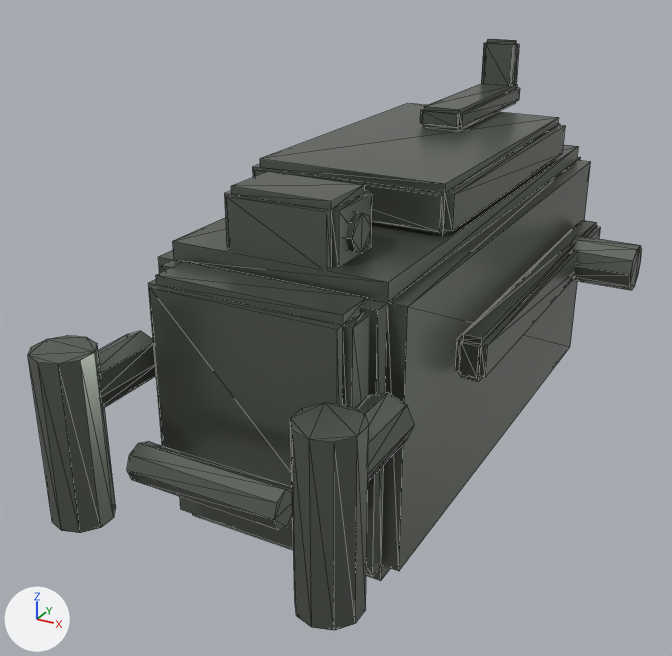
A saved change to the glTF model prototype/assets/models/parts/mk19_receiver.glb.
Rendered twice from a 50 mm lens placed at (0.276, -0.655, 0.28), pointed at (-0.016, -0.124, 0.014). Arrows for +X, +Y and +Z are at lower left; the lights stay in place. The picture after the commit comes second. Mesh edges are drawn as thin lines. Vertices at exactly the same position are counted once.

The first picture shows 'mk19_receiver'.
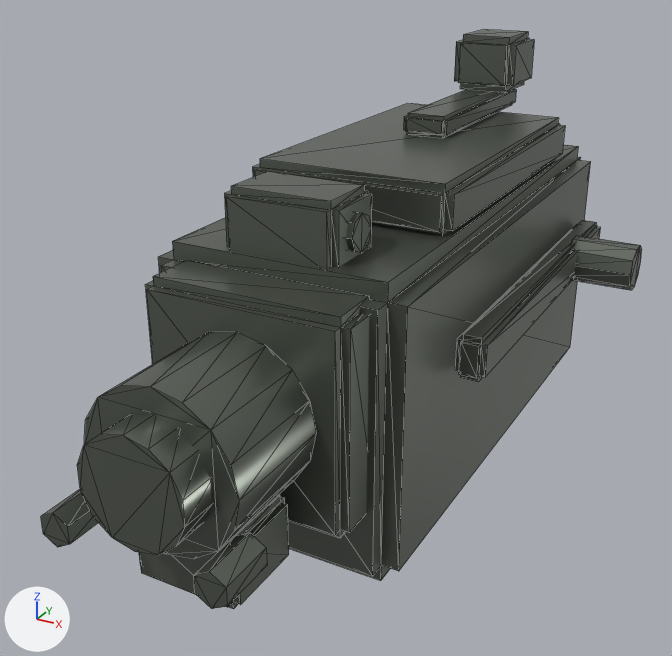
Where the change shows, as pixel boxes (x1, y1, x2, y2) in the pictures (672 x 656 px; the box of a moved part takes in the faces that stretch with it):
'mk19_receiver', reshaped
    before: (28, 39, 642, 631)
    after: (41, 29, 642, 609)
part 1 of me_mk19_receiver_mesh, moved or reshaped
    before: (148, 261, 369, 520)
    after: (145, 260, 369, 538)
part 2 of me_mk19_receiver_mesh, added
    after: (139, 495, 289, 609)
part 3 of me_mk19_receiver_mesh, added
    after: (194, 533, 267, 609)
part 4 of me_mk19_receiver_mesh, moved or reshaped
    before: (420, 83, 520, 130)
    after: (403, 89, 516, 137)
part 5 of me_mk19_receiver_mesh, added
    after: (454, 29, 534, 93)
part 6 of me_mk19_receiver_mesh, deleted
    before: (481, 39, 519, 86)
part 7 of me_mk19_receiver_mesh, deleted
    before: (127, 442, 293, 530)
part 8 of me_mk19_receiver_mesh, moved or reshaped
    before: (28, 331, 414, 631)
    after: (41, 332, 316, 559)

The change, as a diff of the scene's bpy script:
```diff
--- a/prototype/assets/models/parts/mk19_receiver.glb.py
+++ b/prototype/assets/models/parts/mk19_receiver.glb.py
@@ me_mk19_receiver_mesh @@
 # used by ob_mk19_receiver; location = (0.0, 0.0, 0.0)
-me_mk19_receiver_mesh.from_pydata(...)  # 400 vertices, 736 faces; spans x -0.15..0.15, y -0.334..0.16, z -0.1..0.185
+me_mk19_receiver_mesh.from_pydata(...)  # 452 vertices, 836 faces; spans x -0.15..0.15, y -0.37..0.17, z -0.1..0.192
+# me_mk19_receiver_mesh part 1: the loose piece of 32 vertices spanning x -0.068..0.068, y -0.265..-0.225, z -0.05..0.09 is scaled about its middle by (1, 1.16, 1)
+# me_mk19_receiver_mesh part 2: the loose piece of 32 vertices spanning x -0.038..0.038, y -0.225..-0.175, z 0.093..0.138 is copied, and the copy is scaled about its middle by (0.906, 1.23, 1), then moved by (0.0, -0.1, -0.16); it spans x -0.035..0.035, y -0.33..-0.27, z -0.068..-0.023
+# me_mk19_receiver_mesh part 3: a new loose piece, a 6-sided cylinder along y spanning x 0.04..0.06, y -0.37..-0.334, z -0.026..-0.004, in mat_mk19_receiver_mat (grey #73796f)
+# me_mk19_receiver_mesh part 4: the loose piece of 32 vertices spanning x -0.018..0.018, y 0.01..0.15, z 0.132..0.148 is scaled about its middle by (1, 1.15, 1), then moved by (0.0, -0.02, 0.0)
+# me_mk19_receiver_mesh part 5: a new loose piece of 32 vertices spanning x -0.026..0.026, y 0.095..0.155, z 0.148..0.192, in mat_mk19_receiver_mat (grey #73796f)
+# me_mk19_receiver_mesh part 6: the loose piece of 32 vertices spanning x -0.015..0.015, y 0.134..0.146, z 0.145..0.185 is deleted
+# me_mk19_receiver_mesh part 7: the loose piece of 16 vertices spanning x -0.05..0.05, y -0.312..-0.288, z -0.022..0.002 is deleted
+# me_mk19_receiver_mesh part 8
+# 41 vertices are removed from x -0.103..0.103, y -0.334..-0.25, z -0.05..0.06
+# 117 faces are deleted
+# 31 vertices move from x -0.103..0.103, y -0.334..-0.25, z -0.05..0.06 to x -0.06..0.046, y -0.37..-0.268, z -0.03..0.07
+# 24 vertices are added at x -0.06..0.05, y -0.37..-0.268, z -0.026..0.054
+# 6 new vertices lie (0.0, 0.075, 0.0) away from vertices in x -0.103..-0.074, y -0.334..-0.296, z -0.05..0.06
+# 5 new vertices lie (0.0, -0.075, 0.0) away from vertices in x -0.103..-0.067, y -0.33..-0.25, z -0.05..0.03
+# 6 new vertices lie (0.0, 0.024, 0.0) away from vertices in x 0.0..0.096, y -0.364..-0.33, z -0.014..0.06
+# 121 new faces join them
+# other edits to the shape of me_mk19_receiver_mesh do not show in these pictures
 me_mk19_receiver_mesh.materials.append(mat_mk19_receiver_mat)
```
